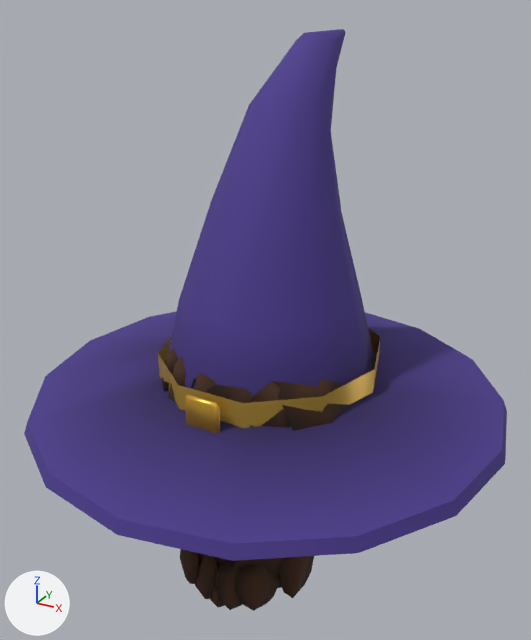
A saved change to the glTF model assets/models/gear/h_wizard.glb.
One viewpoint serves both versions: a camera (50 mm lens) standing at (0.364, -0.667, 2.141) and looking at (-0.004, 0.002, 1.806). Lighting does not change. The marker at lower left points along +X, +Y and +Z. The older version comes first. Where no turn or scale is listed for an object, it has been applied to the vertices. Vertices at exactly the same position are counted once.

Names of what the first picture shows: 'BeardLocks', 'HairTop', 'Wizard' and 1 more.
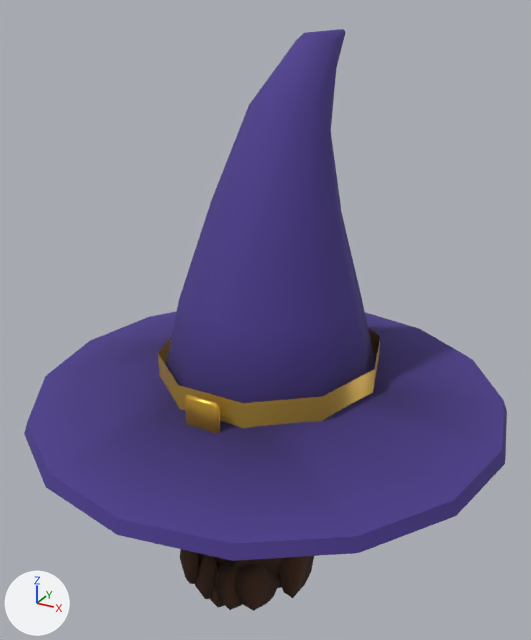
Diff of the bpy script that builds the scene:
```diff
--- a/assets/models/gear/h_wizard.glb.py
+++ b/assets/models/gear/h_wizard.glb.py
@@ me_wizard @@
 me_wizard.from_pydata(...)  # 168 vertices, 304 faces; spans x -0.275..0.275, y -0.275..0.275, z 0.218..0.617
 # used by ob_wizard; location = (0.0, 0.0, 1.489)
+# me_wizard part 1: 31 faces centred in x -0.217..0.217, y -0.218..0.224, z 0.226..0.314 are repainted in the vertex colours; the middle colour goes from light grey #cacaca to light grey #e1e1e1
+# me_wizard part 2: 18 faces centred in x -0.116..0.168, y -0.169..0.183, z 0.244..0.248 are repainted in the vertex colours; the middle colour goes from grey #a2a2a2 to light grey #dfdfdf
+# me_wizard part 3: 20 faces centred in x -0.17..0.17, y -0.171..0.184, z 0.235..0.248 are repainted in the vertex colours; the middle colour goes from light grey #cdcdcd to light grey #e4e4e4
 me_wizard.materials.append(mat_t1_wizard)
@@ ob_hairtop @@
-ob_hairtop = bpy.data.objects.new('HairTop', me_hairtop_001)
-ob_hairtop.location = (0.0, 0.0, 1.489)
```

Location of each change, [x1, y1, x2, y2] in pixels of the pictures (531 x 640 px):
'HairTop', deleted
    before: [161, 348, 375, 431]
part 1 of me_wizard, edited (looks the same)
    both: [27, 300, 502, 543]
part 2 of me_wizard, edited (looks the same)
    both: [51, 329, 500, 541]
part 3 of me_wizard, edited (looks the same)
    both: [28, 352, 469, 422]
